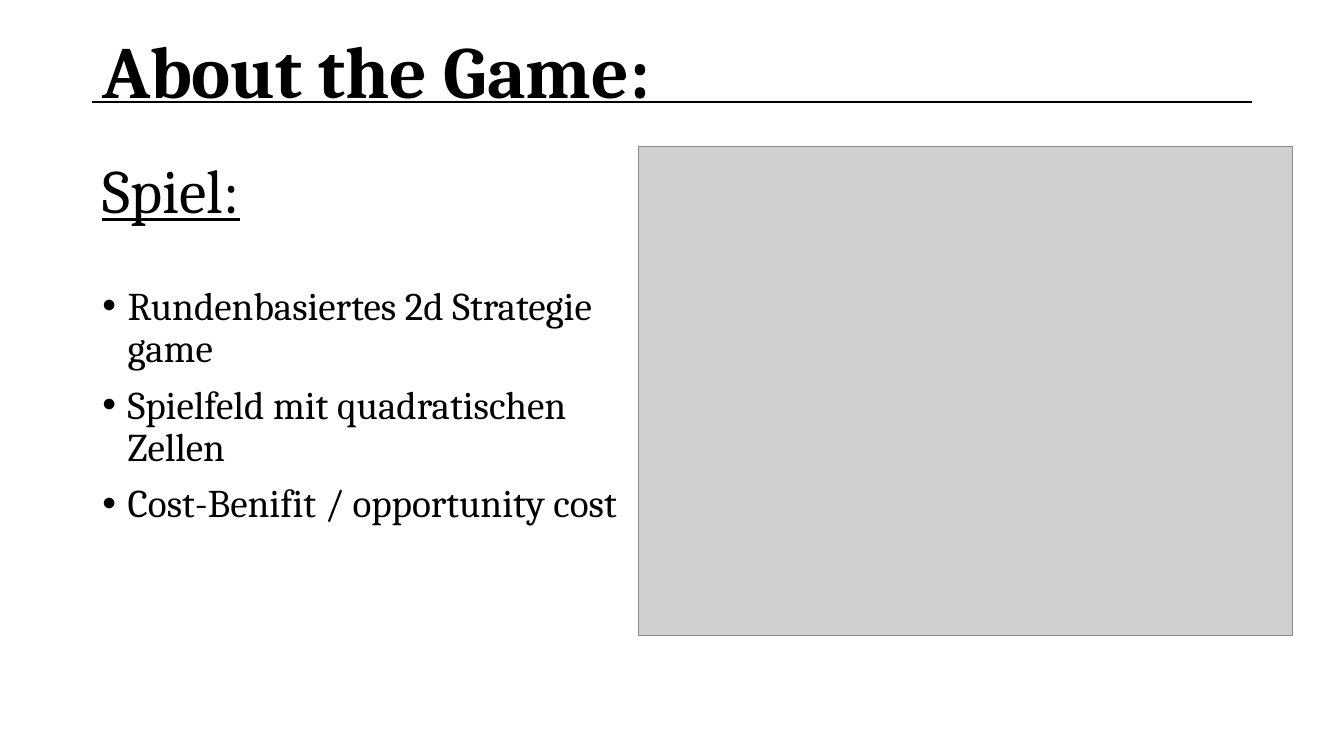
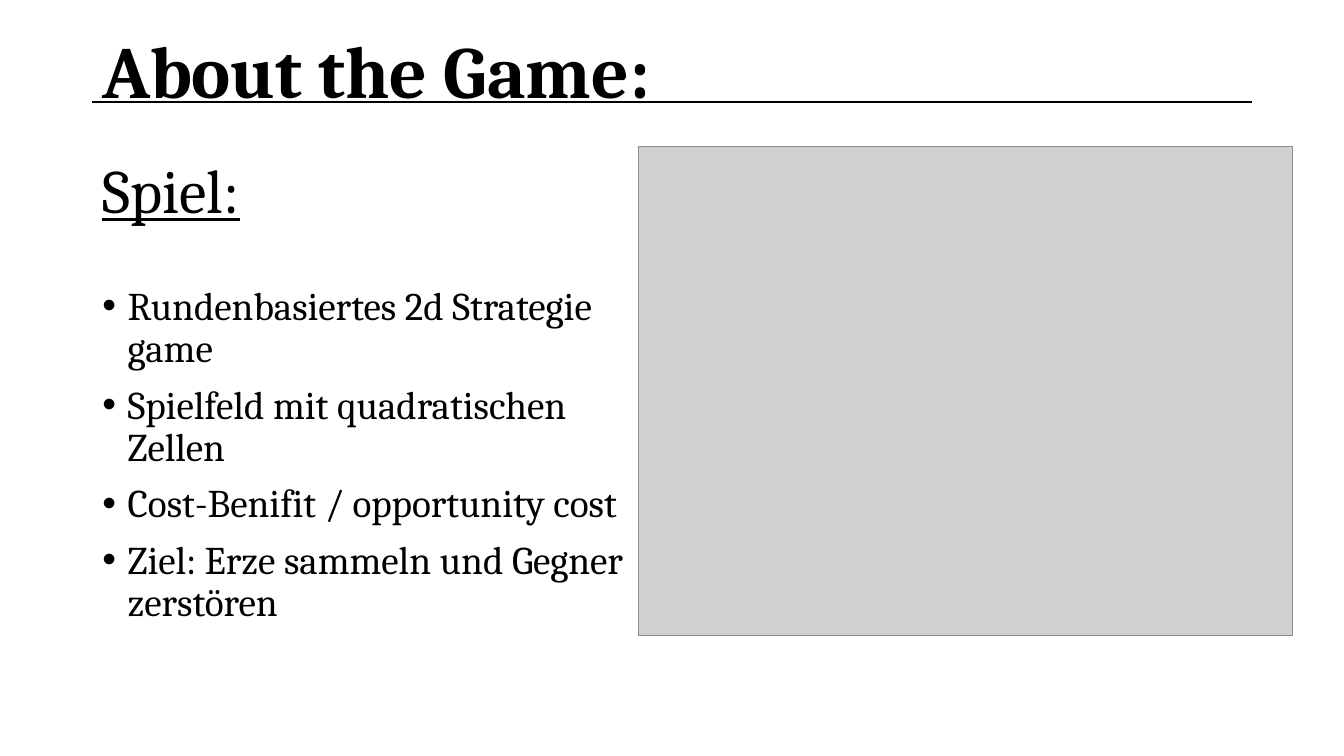
Before and after one commit to Siesma/OreRush, a slide deck: slide 2 of documents/Milestone 1 - Presentation.pptx. Drawn at 1344x756 pixels with LibreOffice and Linux fonts; fonts in the diff are those of the drawing; grey boxes stand for pictures. Boxes give left, top, right and bottom in pixels: in the first picture for what was removed or moved away, otherwise in the second. Text is boxed around its words. In the diff, an @@ line names an element or a change of style, - is before the commit and + after.

```diff
--- a/documents/Milestone 1 - Presentation.pptx
+++ b/documents/Milestone 1 - Presentation.pptx
@@ text at [128,546,623,617]: paragraph added @@
+• Ziel: Erze sammeln und Gegner zerstören
```
Also in this commit, not shown: 1 slide removed.
